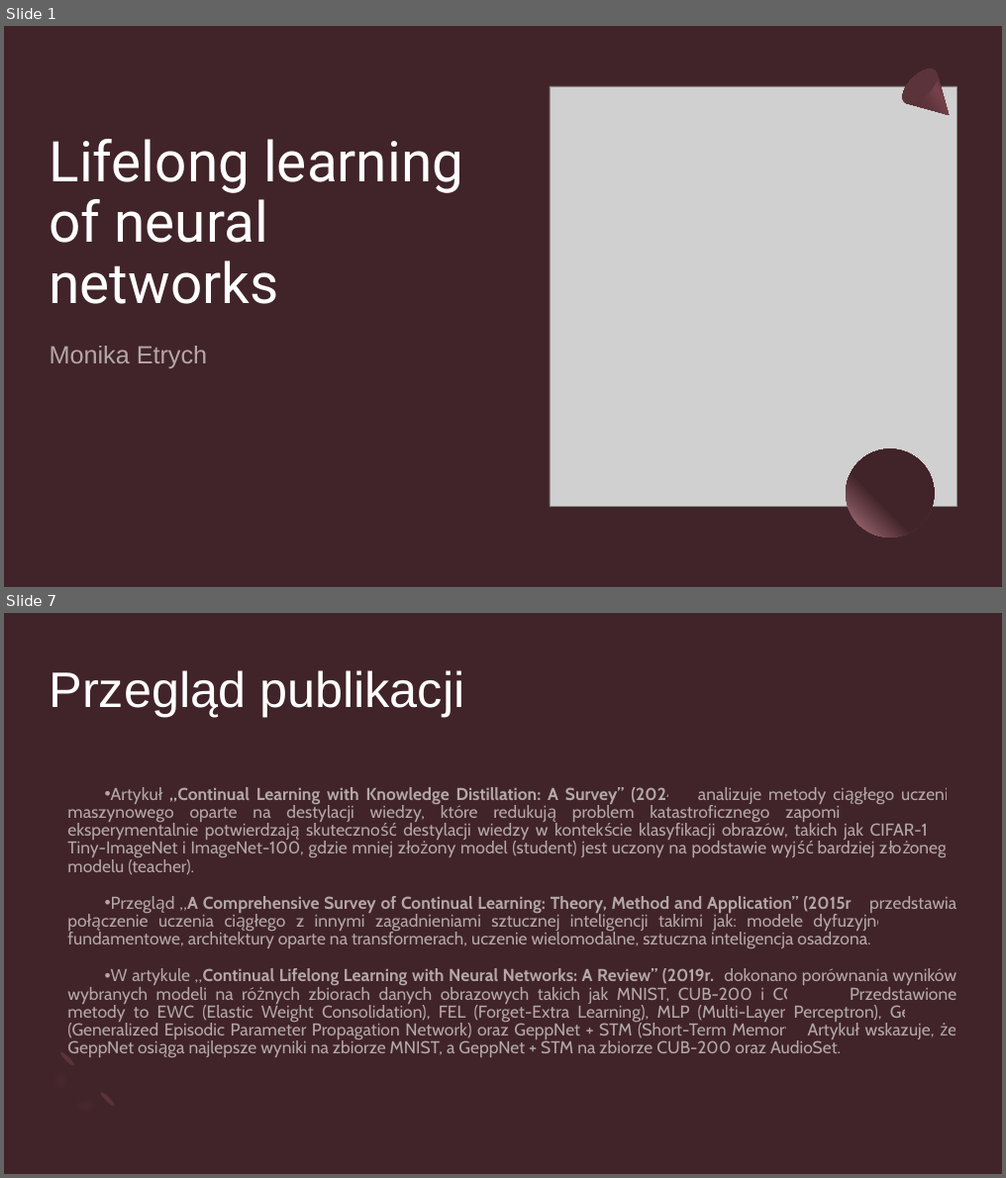
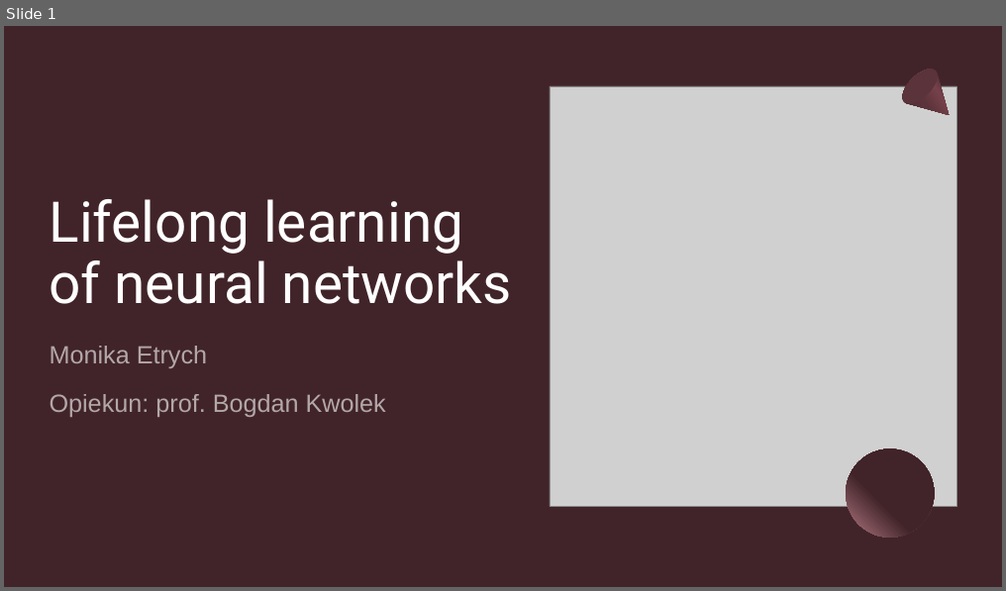
Before and after one commit to Mon4/lifelong-learning, a slide deck: pracownia/Etrych.pptx. Shown one above the other, each under a label of ours: slides 1 and 7 before the commit, slide 1 after it; the slides between them are not shown. The pictures are 1006x1178 and 1006x591 pixels, drawn with LibreOffice and Linux fonts; fonts in the diff are those of the drawing; grey boxes stand for pictures. Boxes give left, top, right and bottom in pixels: in the first picture for what was removed or moved away, otherwise in the second. Text is boxed around its words. In the diff, an @@ line names an element or a change of style, - is before the commit and + after.

```diff
--- a/pracownia/Etrych.pptx
+++ b/pracownia/Etrych.pptx
@@ slide 7 removed at (x1=4, y1=613, x2=1002, y2=1174), background #412429 @@
@@ title removed at (x1=50, y1=670, x2=464, y2=717) @@
-Przegląd publikacji
@@ text removed at (x1=67, y1=787, x2=957, y2=1058) @@
-• Artykuł „Continual Learning with Knowledge Distillation: A Survey” (2024r.) analizuje metody ciągłego uczenia maszynowego oparte na destylacji wiedzy, które redukują problem katastroficznego zapominania. Autorzy eksperymentalnie potwierdzają skuteczność destylacji wiedzy w kontekście klasyfikacji obrazów, takich jak CIFAR-100, Tiny-ImageNet i ImageNet-100, gdzie mniej złożony model (student) jest uczony na podstawie wyjść bardziej złożonego modelu (teacher).
-• Przegląd „A Comprehensive Survey of Continual Learning: Theory, Method and Application” (2015r.) przedstawia połączenie uczenia ciągłego z innymi zagadnieniami sztucznej inteligencji takimi jak: modele dyfuzyjne, modele fundamentowe, architektury oparte na transformerach, uczenie wielomodalne, sztuczna inteligencja osadzona.
-• W artykule „Continual Lifelong Learning with Neural Networks: A Review” (2019r.) dokonano porównania wyników wybranych modeli na różnych zbiorach danych obrazowych takich jak MNIST, CUB-200 i CORe50. Przedstawione metody to EWC (Elastic Weight Consolidation), FEL (Forget-Extra Learning), MLP (Multi-Layer Perceptron), GeppNet (Generalized Episodic Parameter Propagation Network) oraz GeppNet + STM (Short-Term Memory). Artykuł wskazuje, że GeppNet osiąga najlepsze wyniki na zbiorze MNIST, a GeppNet + STM na zbiorze CUB-200 oraz AudioSet.
@@ freeform shape removed at (x1=34, y1=1049, x2=118, y2=1133) @@
@@ ellipse removed at (x1=59, y1=1051, x2=76, y2=1067) @@
@@ ellipse removed at (x1=99, y1=1091, x2=116, y2=1108) @@
@@ slide 1 changed as well @@
@@ title "Lifelong learning of neural networks" rewrapped from (x1=50, y1=139, x2=463, y2=304) to (x1=50, y1=199, x2=512, y2=304) @@
@@ subtitle at (x1=50, y1=394, x2=386, y2=417): paragraph added @@
+Opiekun: prof. Bogdan Kwolek
```
Also in this commit, not shown: 3 other slides changed, 8 slides added, 4 other slides removed, 3 other files.
